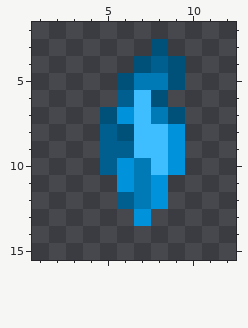
Two versions of one pixel-art sprite, assets/items-opaque/blue_berry_crystal.png. The picture above was drawn from the file before the commit.
The file is 16x16 pixels. Shown: x 1..12, y 2..15.
After the commit:
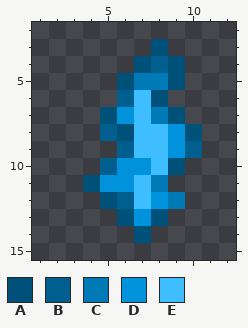
Palette (. is transparent): A #00517a  B #005f8e  C #007ab7  D #0092db  E #3ebeff
Difference:
Changed rows in their new state; - is an unchanged pixel.
first column x 4:
 8 ------A
 9 -.----B
10 ---D-A-
11 AD-EC--
12 -A-E-C-
13 --A-A--
14 ---A---
Boxes around the changes in both pictures, in picture pixels (x1, y1, x2, y2):
changed: (83, 124, 202, 243)
